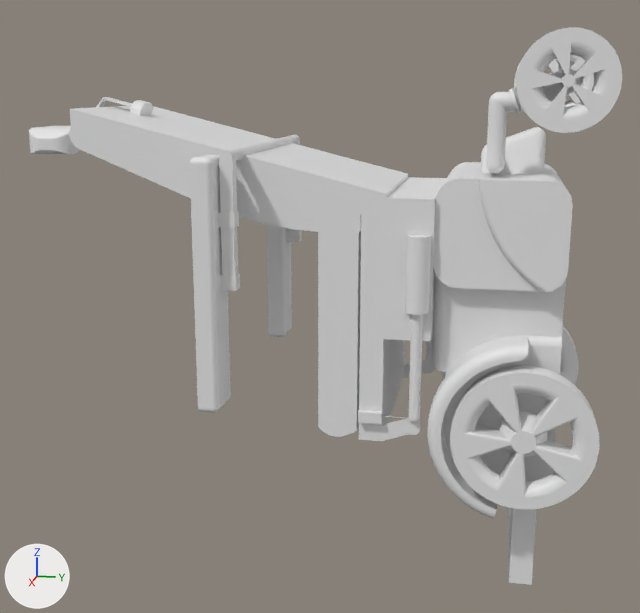
Renders of the OBJ model src/multitask_personalization/envs/pybullet/assets/wheelchair/wheelchair.obj from each side of a commit.
The view is the same before and after, from a camera (50 mm lens) standing at (2.079, -0.229, 0.281) and looking at (0.001, -0.644, -0.239). Lighting does not change. The marker at lower left points along +X, +Y and +Z. The picture after the commit comes second. Where no turn or scale is listed for an object, it has been applied to the vertices. Vertices at exactly the same position are counted once.

Objects in the first picture: 'wheelchair.006'.
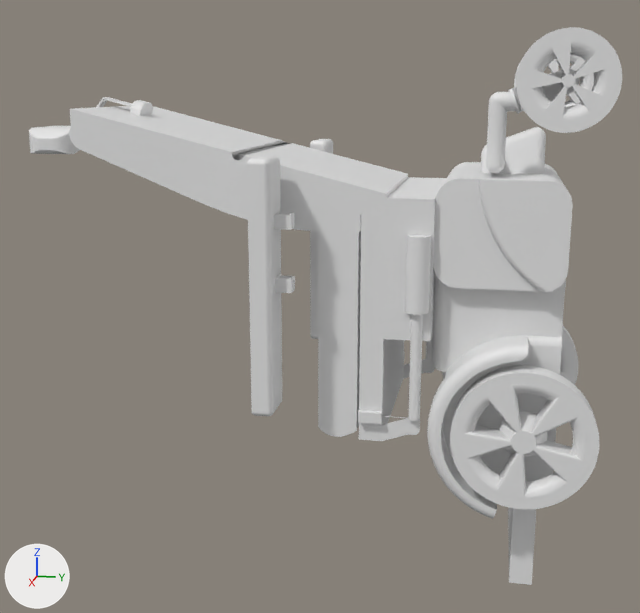
Changed parts and their boxes (x1, y1, x2, y2) in the pictures (640 x 613 px; the box of a moved part takes in the faces that stretch with it):
```json
{"part": 1, "of": "me_wheelchair_006", "change": "moved or reshaped", "before": [189, 155, 240, 413], "after": [247, 155, 295, 416]}
{"part": 2, "of": "me_wheelchair_006", "change": "added", "after": [310, 139, 333, 339]}
{"part": 3, "of": "me_wheelchair_006", "change": "deleted", "before": [267, 138, 302, 337]}
{"part": 4, "of": "me_wheelchair_006", "change": "cut back", "before": [70, 109, 300, 276], "after": [70, 109, 291, 160]}
```

Edits to the scene script, one JSON object a line:
```json
{"block": "me_wheelchair_006", "where": "# used by ob_wheelchair_006; location = (0.0, 0.0, 0.0)"}
{"op": "remove", "block": "me_wheelchair_006", "code": "me_wheelchair_006.from_pydata(...)  # 19854 vertices, 39266 faces; spans x -0.355..0.355, y -1.345..0.0, z -0.821..0.397"}
{"op": "add", "block": "me_wheelchair_006", "code": "me_wheelchair_006.from_pydata(...)  # 19760 vertices, 39042 faces; spans x -0.355..0.355, y -1.345..0.0, z -0.821..0.397"}
{"block": "me_wheelchair_006", "change": "me_wheelchair_006 part 1: the loose piece of 630 vertices spanning x 0.253..0.355, y -0.842..-0.761, z -0.401..0.145 is moved by (0.0, 0.12, 0.0)"}
{"block": "me_wheelchair_006", "change": "me_wheelchair_006 part 2: a new loose piece of 630 vertices spanning x -0.355..-0.254, y -0.722..-0.641, z -0.399..0.147"}
{"block": "me_wheelchair_006", "change": "me_wheelchair_006 part 3: the loose piece of 630 vertices spanning x -0.355..-0.254, y -0.842..-0.761, z -0.399..0.147 is deleted"}
{"block": "me_wheelchair_006", "change": "me_wheelchair_006 part 4: 2 vertices moved within x 0.228, y -0.791, z 0.148; 94 vertices removed from x -0.317..0.317, y -0.791..-0.764, z -0.132..0.159"}
{"block": "me_wheelchair_006", "change": "other edits to the shape of me_wheelchair_006 do not show in these pictures"}
```
